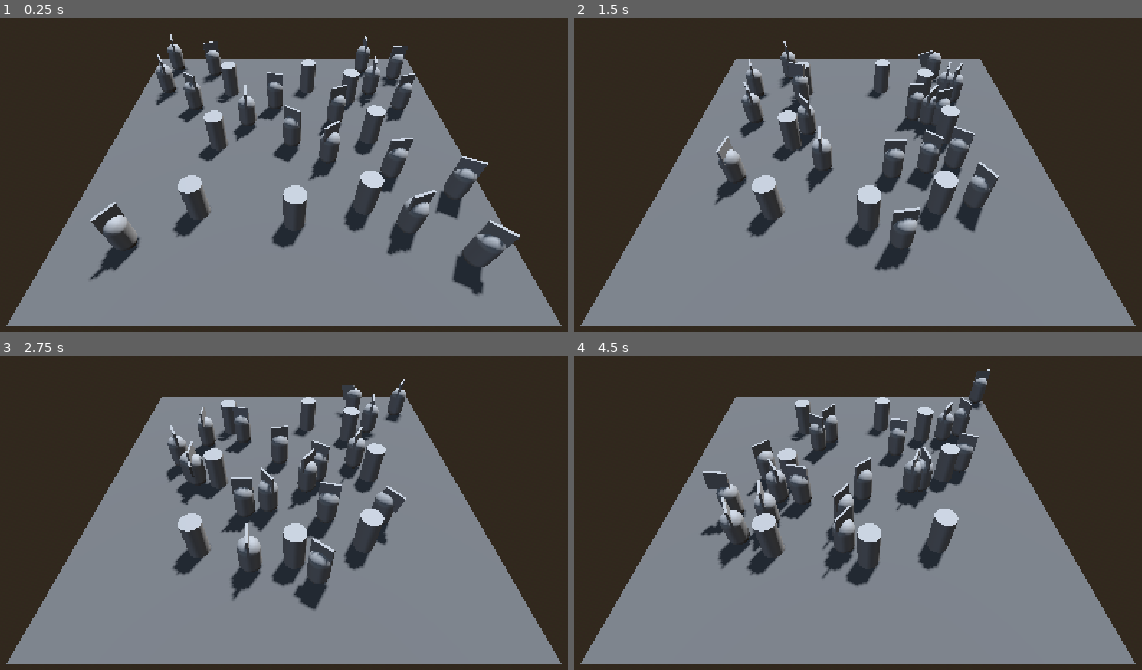
Above: before the commit, frames 1-4 (two rows, left to right).
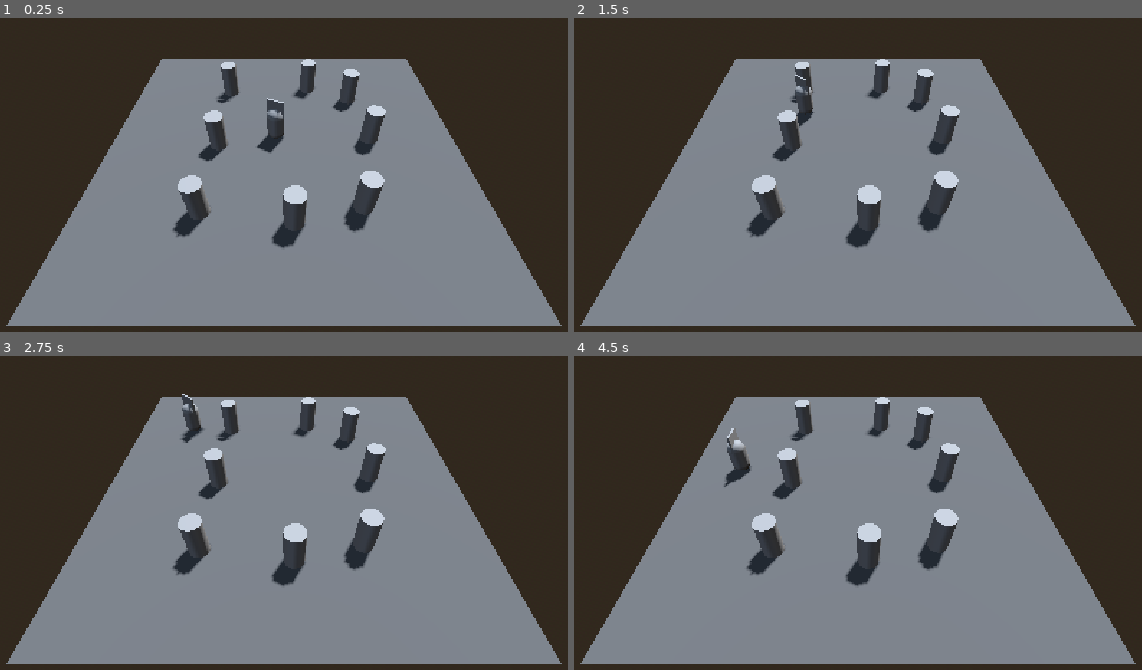
Above: after the commit, the same moments.

Repository: Flogah/chimera
Game: Godot game, scene res://scenes/test_areas/test_npc_ai.tscn
The game is run twice, just before and just after one commit, with the same random seed, the same clock (stepped at 60 frames per second) and the same inputs. The project has no main scene, so this scene is started directly.
Inputs:
- Up to frame 1 (0.25 s): no input
- Up to frame 2 (1.5 s): no input
- Up to frame 3 (2.75 s): no input
- Up to frame 4 (4.5 s): no input

The runs differ from the first frame. In frame 1, 9.1% of the frame differs, in the area x 15-92%, y 5-89%; in frame 2, 7.1%; in frame 3, 7.9%; in frame 4, 7.6%.

Commit message:
added patrol state

Diff:
--- a/godot-chimera/scenes/test_areas/agent.gd
+++ b/godot-chimera/scenes/test_areas/agent.gd
@@ -3,6 +3,10 @@
 @onready var nav_agent: NavigationAgent3D = %NavigationAgent3D
 @onready var hurt_box: HurtBox = %HurtBox
 @onready var hit_box: HitBox = %HitBox
+@onready var state_machine: StateMachine = %StateMachine
+
+@export var patrol_parent: Node3D
+var patrol_points:Array[Node3D]
 
 var has_target: bool = false
 var target_pos: Vector3
@@ -11,6 +15,12 @@
 func _ready() -> void:
 	hurt_box.hit_received.connect(get_hurt)
 	hit_box.hit.connect(hit_something)
+
+	if patrol_parent:
+		for child in patrol_parent.get_children():
+			patrol_points.append(child)
+
+		state_machine.change_state("patrol", {"patrol_points": patrol_points})
 
 func _physics_process(delta: float) -> void:
 	if !is_on_floor():
--- a/godot-chimera/scenes/test_areas/agent.tscn
+++ b/godot-chimera/scenes/test_areas/agent.tscn
@@ -7,6 +7,7 @@
 [ext_resource type="Script" uid="uid://t1iltwrh3vih" path="res://scripts/state_machine/states/random_walk.gd" id="4_es3lf"]
 [ext_resource type="Script" uid="uid://bbnhtix0c3xu1" path="res://scripts/state_machine/states/attack.gd" id="5_we4hy"]
 [ext_resource type="Script" uid="uid://br33q50bl3mxq" path="res://scripts/hitbox/hurtbox.gd" id="7_bhxjw"]
+[ext_resource type="Script" uid="uid://fvefmue4cxkv" path="res://scripts/state_machine/states/patrol.gd" id="7_bjb13"]
 
 [sub_resource type="CapsuleMesh" id="CapsuleMesh_ifpyu"]
 
@@ -137,9 +138,9 @@
 radius = 0.3
 neighbor_distance = 15.0
 
-[node name="StateMachine" type="Node" parent="." unique_id=851342564 node_paths=PackedStringArray("initial_state")]
+[node name="StateMachine" type="Node" parent="." unique_id=851342564]
+unique_name_in_owner = true
 script = ExtResource("2_es3lf")
-initial_state = NodePath("RandomWalk")
 metadata/_custom_type_script = "uid://dyhj68uu5cf1y"
 
 [node name="Idle" type="Node" parent="StateMachine" unique_id=1575010321]
@@ -147,9 +148,8 @@
 state_id = &"idle"
 metadata/_custom_type_script = "uid://b4nipnw2rntbg"
 
-[node name="RandomWalk" type="Node" parent="StateMachine" unique_id=1978067849 node_paths=PackedStringArray("idle_state", "nav_agent")]
+[node name="RandomWalk" type="Node" parent="StateMachine" unique_id=1978067849 node_paths=PackedStringArray("nav_agent")]
 script = ExtResource("4_es3lf")
-idle_state = NodePath("../Idle")
 nav_agent = NodePath("../../NavigationAgent3D")
 state_id = &"random_walk"
 metadata/_custom_type_script = "uid://b4nipnw2rntbg"
@@ -166,6 +166,12 @@
 unique_name_in_owner = true
 libraries/ = SubResource("AnimationLibrary_bhxjw")
 
+[node name="Patrol" type="Node" parent="StateMachine" unique_id=1195464023 node_paths=PackedStringArray("nav_agent")]
+script = ExtResource("7_bjb13")
+nav_agent = NodePath("../../NavigationAgent3D")
+state_id = &"patrol"
+metadata/_custom_type_script = "uid://b4nipnw2rntbg"
+
 [node name="HurtBox" type="Area3D" parent="." unique_id=69552363]
 unique_name_in_owner = true
 script = ExtResource("7_bhxjw")
--- a/godot-chimera/scenes/test_areas/test_npc_ai.tscn
+++ b/godot-chimera/scenes/test_areas/test_npc_ai.tscn
@@ -130,55 +130,27 @@
 [node name="Camera3D" type="Camera3D" parent="." unique_id=1313659427]
 transform = Transform3D(1, 0, 0, 0, 0.6707497, 0.74168384, 0, -0.74168384, 0.6707497, 0, 11.547187, 13)
 
-[node name="Agent" parent="." unique_id=623580250 instance=ExtResource("1_2pr80")]
+[node name="Agent" parent="." unique_id=623580250 node_paths=PackedStringArray("patrol_parent") instance=ExtResource("1_2pr80")]
+patrol_parent = NodePath("../PatrolPath")
 
-[node name="Agent2" parent="." unique_id=2132754753 instance=ExtResource("1_2pr80")]
-transform = Transform3D(1, 0, 0, 0, 1, 0, 0, 0, 1, 2.0990071, 0, 2.1358943)
+[node name="PatrolPath" type="Node3D" parent="." unique_id=1962023532]
 
-[node name="Agent3" parent="." unique_id=1601360894 instance=ExtResource("1_2pr80")]
-transform = Transform3D(1, 0, 0, 0, 1, 0, 0, 0, 1, 2.6457229, 0, -1.422117)
+[node name="PatrolPoint" type="Marker3D" parent="PatrolPath" unique_id=1356948680]
+transform = Transform3D(1, 0, 0, 0, 1, 0, 0, 0, 1, -7.454724, 1.3201942, -6.1169643)
+gizmo_extents = 1.0
 
-[node name="Agent4" parent="." unique_id=1427131136 instance=ExtResource("1_2pr80")]
-transform = Transform3D(1, 0, 0, 0, 1, 0, 0, 0, 1, 0.0037448406, 0, -3.1191068)
+[node name="PatrolPoint2" type="Marker3D" parent="PatrolPath" unique_id=619249291]
+transform = Transform3D(1, 0, 0, 0, 1, 0, 0, 0, 1, -7.454724, 1.3201942, 7.0563183)
+gizmo_extents = 1.0
 
-[node name="Agent7" parent="." unique_id=1458650736 instance=ExtResource("1_2pr80")]
-transform = Transform3D(1, 0, 0, 0, 1, 0, 0, 0, 1, -8.270391, 0, -5.6784725)
+[node name="PatrolPoint3" type="Marker3D" parent="PatrolPath" unique_id=925282096]
+transform = Transform3D(1, 0, 0, 0, 1, 0, 0, 0, 1, 1.3623729, 1.3201942, 3.664854)
+gizmo_extents = 1.0
 
-[node name="Agent8" parent="." unique_id=234061437 instance=ExtResource("1_2pr80")]
-transform = Transform3D(1, 0, 0, 0, 1, 0, 0, 0, 1, -6.1713843, 0, -3.5425782)
+[node name="PatrolPoint4" type="Marker3D" parent="PatrolPath" unique_id=217356890]
+transform = Transform3D(1, 0, 0, 0, 1, 0, 0, 0, 1, 5.8684115, 1.3201952, 7.0148945)
+gizmo_extents = 1.0
 
-[node name="Agent9" parent="." unique_id=874148819 instance=ExtResource("1_2pr80")]
-transform = Transform3D(1, 0, 0, 0, 1, 0, 0, 0, 1, -5.6246686, 0, -7.1005898)
-
-[node name="Agent10" parent="." unique_id=869345709 instance=ExtResource("1_2pr80")]
-transform = Transform3D(1, 0, 0, 0, 1, 0, 0, 0, 1, -8.266646, 0, -8.797579)
-
-[node name="Agent11" parent="." unique_id=711257947 instance=ExtResource("1_2pr80")]
-transform = Transform3D(1, 0, 0, 0, 1, 0, 0, 0, 1, 6.095892, 0, 5.803232)
-
-[node name="Agent12" parent="." unique_id=751695940 instance=ExtResource("1_2pr80")]
-transform = Transform3D(1, 0, 0, 0, 1, 0, 0, 0, 1, 8.194899, 0, 7.9391265)
-
-[node name="Agent13" parent="." unique_id=1935763804 instance=ExtResource("1_2pr80")]
-transform = Transform3D(1, 0, 0, 0, 1, 0, 0, 0, 1, 8.741615, 0, 4.381115)
-
-[node name="Agent14" parent="." unique_id=124016334 instance=ExtResource("1_2pr80")]
-transform = Transform3D(1, 0, 0, 0, 1, 0, 0, 0, 1, 6.099637, 0, 2.684126)
-
-[node name="Agent15" parent="." unique_id=1574125032 instance=ExtResource("1_2pr80")]
-transform = Transform3D(1, 0, 0, 0, 1, 0, 0, 0, 1, 5.8897896, 0, -5.4436617)
-
-[node name="Agent16" parent="." unique_id=673356724 instance=ExtResource("1_2pr80")]
-transform = Transform3D(1, 0, 0, 0, 1, 0, 0, 0, 1, 7.988796, 0, -3.3077674)
-
-[node name="Agent17" parent="." unique_id=490137105 instance=ExtResource("1_2pr80")]
-transform = Transform3D(1, 0, 0, 0, 1, 0, 0, 0, 1, 8.535513, 0, -6.865779)
-
-[node name="Agent18" parent="." unique_id=1044529020 instance=ExtResource("1_2pr80")]
-transform = Transform3D(1, 0, 0, 0, 1, 0, 0, 0, 1, 5.8935347, 0, -8.562768)
-
-[node name="Agent5" parent="." unique_id=755263432 instance=ExtResource("1_2pr80")]
-transform = Transform3D(1, 0, 0, 0, 1, 0, 0, 0, 1, -2.2452552, 0, -2.0937953)
-
-[node name="Agent6" parent="." unique_id=1332913128 instance=ExtResource("1_2pr80")]
-transform = Transform3D(1, 0, 0, 0, 1, 0, 0, 0, 1, -6.8157883, 0, 7.3452644)
+[node name="PatrolPoint5" type="Marker3D" parent="PatrolPath" unique_id=2108728145]
+transform = Transform3D(1, 0, 0, 0, 1, 0, 0, 0, 1, 6.5159316, 1.3201952, -4.8940725)
+gizmo_extents = 1.0
--- /dev/null
+++ b/godot-chimera/scripts/state_machine/states/patrol.gd
@@ -0,0 +1,44 @@
+extends State
+
+@export var nav_agent: NavigationAgent3D
+var patrol_points: Array[Node3D]
+var current_patrol_point: int
+
+func enter_state(_data: Dictionary = {}) -> void:
+	patrol_points = _data.get("patrol_points")
+
+	current_patrol_point = 0
+	nav_agent.target_position = patrol_points[current_patrol_point].global_position
+
+	nav_agent.velocity_computed.connect(on_velocity_computed)
+
+func physics_update(_delta: float) -> void:
+	if nav_agent.is_navigation_finished():
+		next_patrol_point()
+
+	var next_path_pos: Vector3 = nav_agent.get_next_path_position()
+	var dir = actor.global_position.direction_to(next_path_pos)
+	var new_velocity = dir * actor.speed
+
+	if nav_agent.avoidance_enabled:
+		nav_agent.set_velocity(new_velocity)
+	else:
+		on_velocity_computed(new_velocity)
+
+	var rot_speed = 4.0
+	var target_rot = dir.signed_angle_to(Vector3.MODEL_FRONT, Vector3.DOWN)
+	if  abs(target_rot - actor.rotation.y) > deg_to_rad(60):
+		rot_speed = 20.0
+	actor.rotation.y = move_toward(actor.rotation.y, target_rot, _delta * rot_speed)
+
+	actor.move_and_slide()
+
+func exit_state() -> void:
+	nav_agent.velocity_computed.disconnect(on_velocity_computed)
+
+func on_velocity_computed(safe_velocity: Vector3) -> void:
+	actor.velocity = safe_velocity
+
+func next_patrol_point() -> void:
+	current_patrol_point = (current_patrol_point + 1) % patrol_points.size()
+	nav_agent.target_position = patrol_points[current_patrol_point].global_position
--- a/godot-chimera/scripts/state_machine/states/random_walk.gd
+++ b/godot-chimera/scripts/state_machine/states/random_walk.gd
@@ -1,6 +1,5 @@
 extends State
 
-@export var idle_state:State
 @export var nav_agent: NavigationAgent3D
 
 var random_timer: Timer
Not shown, added: godot-chimera/scripts/state_machine/states/patrol.gd.uid
